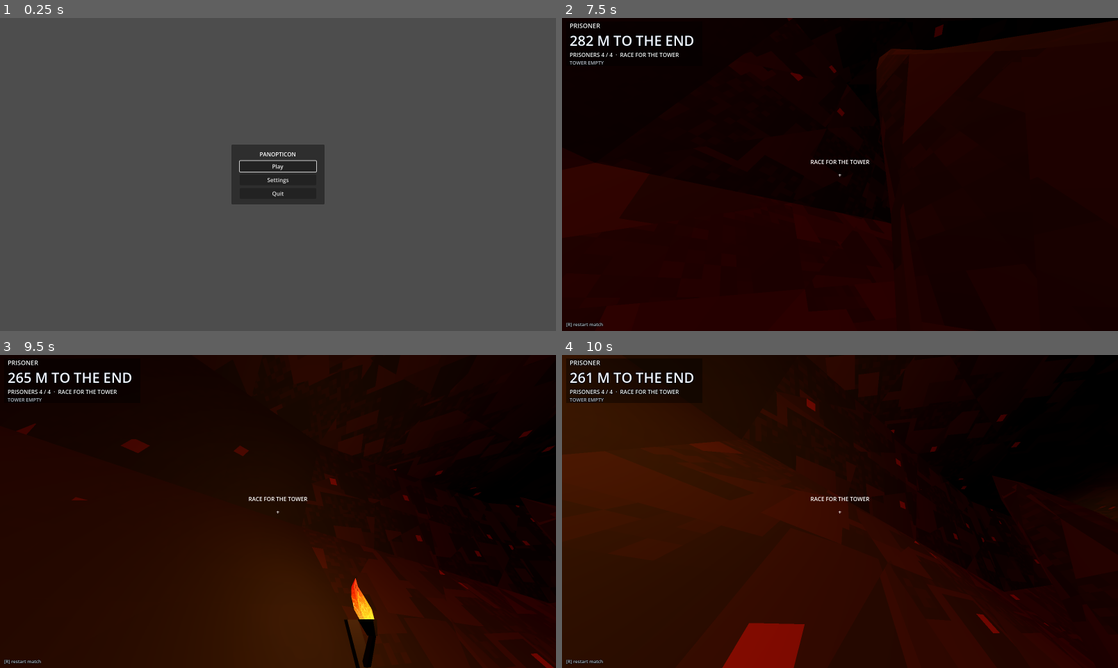
Above: before the commit, frames 1-4 (two rows, left to right).
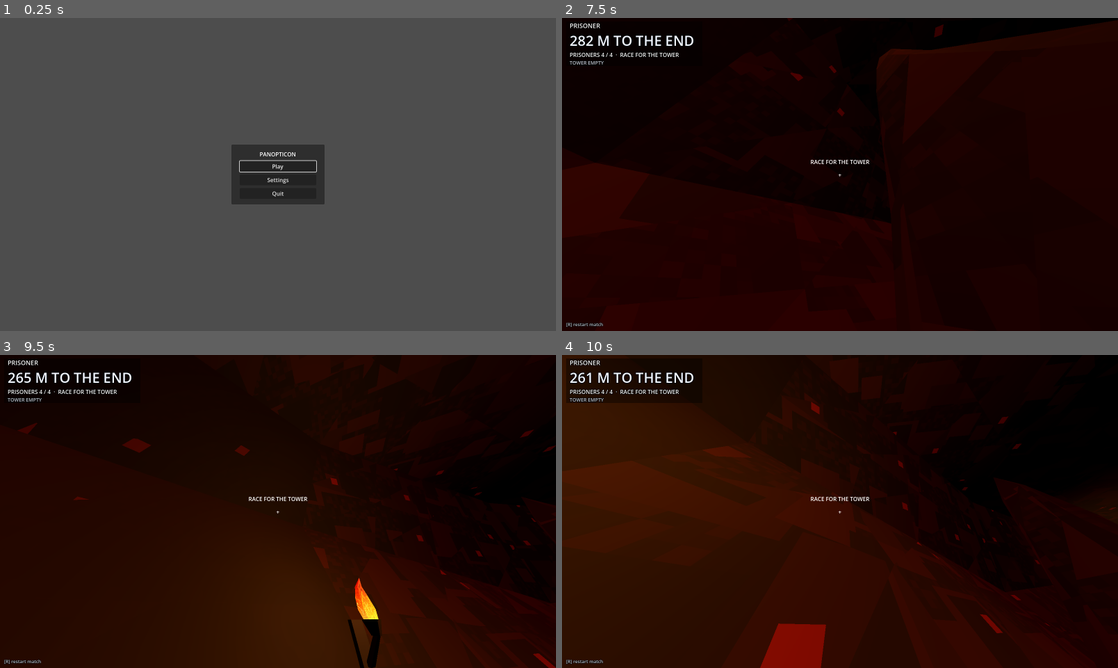
Above: after the commit, the same moments.

Repository: neotechnites/panopticon
Game: Godot game, scene res://scenes/ui/main_menu.tscn
Two runs of this game, one before a commit and one after it. Both use one fixed random seed, a clock stepped at 60 frames per second and the inputs below. Sound files missing from this copy of the repository are replaced by a short silence.
Inputs (mouse positions are in pixels of both pictures, inside the frame that each line leads up to):
- Up to frame 1 (0.25 s): no input
- Up to frame 2 (7.5 s): click "Play" at 0.5 s; click "Start Match" at 1.25 s; tap Enter at 2 s; move the mouse to (867, 174) at 2.02 s; hold W (move_forward) 2.03-7.28 s; tap Shift (slide) at 2.1, 3.05, 3.6, 4.55, 5.3, 6.05, 6.8 s; click (867, 174) at 2.17 s; tap Space (jump) at 2.27, 3.02, 4.25, 4.52, 5.27, 6.02 s; move the mouse to (812, 174) at 2.77 s; click (812, 174) at 2.85 s; move the mouse to (851, 168) at 3.52 s; move the mouse to (834, 180) at 4.27 s; right-click (834, 180) at 4.35 s; click (834, 180) at 4.42 s; move the mouse to (878, 177) at 5.02 s; tap R at 5.1 s; move the mouse to (795, 171) at 5.77 s; tap F at 5.85 s; move the mouse to (845, 174) at 6.52 s; tap Z at 6.6 s; click (845, 174) at 6.67 s; move the mouse to (817, 168) at 7.27 s; hold D (move_right) from 7.28 s (still down); tap Backspace at 7.35 s
- Up to frame 3 (9.5 s): tap Space (jump) at 7.52, 8.27, 9.02 s; tap Shift (slide) at 7.55, 8.3, 9.05 s; move the mouse to (305, 511) at 8.02 s; release D (move_right) at 8.03 s; hold W (move_forward) from 8.03 s (still down); tap Delete at 8.1 s; move the mouse to (250, 511) at 8.77 s; tap Ctrl at 8.85 s; click (250, 511) at 8.92 s
- Up to frame 4 (10 s): keep holding W (move_forward); move the mouse to (851, 505) at 9.52 s; tap Alt at 9.6 s; tap Shift (slide) at 9.8 s

Frames 1-2 are identical in both runs. In frame 3, 1.0% of the frame differs, in the area x 3-100%, y 21-100%; in frame 4, 2.0%, in the area x 22-100%, y 14-100%.

Commit message:
speed power-up: race-only ember orb, x3 speed for 7 s, HUD countdown; one placed at the Split's end
Co-Authored-By: Claude Fable 5.1 <noreply@anthropic.com>

Diff:
--- a/scenes/ring/bentham_ring.tscn
+++ b/scenes/ring/bentham_ring.tscn
@@ -18,6 +18,7 @@
 [ext_resource type="PackedScene" path="res://scenes/ring/torch.tscn" id="21_torch"]
 [ext_resource type="PackedScene" path="res://scenes/ring/lava_tile.tscn" id="22_lava_tile_scene"]
 [ext_resource type="PackedScene" path="res://scenes/ring/demon_pad.tscn" id="23_demon_pad_scene"]
+[ext_resource type="PackedScene" path="res://scenes/ring/speed_powerup.tscn" id="24_speed_powerup_scene"]
 
 [sub_resource type="ProceduralSkyMaterial" id="SkyMat"]
 sky_top_color = Color(0.54, 0.110700026, 0.054000016, 1)
@@ -352,6 +353,10 @@
 
 [node name="RockWall_153deg2" parent="Sections/S3_Split" unique_id=435760959 instance=ExtResource("14_rock_wall")]
 transform = Transform3D(-0.07944784, 0.0026787363, -3.089263, 0.014537797, 3.09025, 0.0023057105, 3.0892308, -0.014473695, -0.079459436, 46.51744, 23.132805, 3.6760964)
+
+[node name="SpeedPowerup_196deg" parent="Sections/S3_Split" instance=ExtResource("24_speed_powerup_scene")]
+editor_description = "End of the Split's covered outer (lava) lane, bearing 196 deg. Placeholder position -- Ryan will move it."
+transform = Transform3D(1, 0, 0, 0, 1, 0, 0, 0, 1, -55.753178, 23, -15.986967)
 
 [node name="Lava" type="Node3D" parent="Sections/S3_Split" unique_id=607742211]
 
--- /dev/null
+++ b/scenes/ring/speed_powerup.tscn
@@ -0,0 +1,18 @@
+[gd_scene load_steps=3 format=3]
+
+[ext_resource type="Script" path="res://scripts/match/speed_powerup.gd" id="1_speed_powerup"]
+[ext_resource type="PackedScene" path="res://assets/models/speed_orb.glb" id="2_speed_orb"]
+
+[node name="SpeedPowerup" type="Area3D" node_paths=PackedStringArray("orb")]
+editor_description = "Race-only pickup: 300% speed for 7 seconds. Drag-in/Ctrl+D/move -- the orb hovers, spins and bobs on its own."
+collision_layer = 0
+collision_mask = 1048577
+monitorable = false
+script = ExtResource("1_speed_powerup")
+orb = NodePath("Model")
+
+[node name="Shape" type="CollisionShape3D" parent="."]
+editor_description = "Deliberately empty. SpeedPowerup._build_shape writes a BoxShape3D over it on ready from size_metres."
+
+[node name="Model" parent="." instance=ExtResource("2_speed_orb")]
+transform = Transform3D(1, 0, 0, 0, 1, 0, 0, 0, 1, 0, 1.2, 0)
--- a/scripts/match/match_hud.gd
+++ b/scripts/match/match_hud.gd
@@ -420,6 +420,9 @@
 ## over. Everybody else gets the tower: who is in it, on which turn, and how long
 ## their silence between shots lasts.
 func _context_text(role: Role) -> String:
+	var boost_text: String = _speed_boost_text()
+	if boost_text != "":
+		return boost_text
 	var tuning: MatchReadoutProfile = _readout()
 	var rules: MatchRules = controller.get_rules()
 	if role == Role.GUARD:
@@ -439,6 +442,18 @@
 	]))
 
 
+## Line four's override while the human's own body is under a
+## [method PlayerController.apply_speed_boost]. Empty when it is not.
+func _speed_boost_text() -> String:
+	var human: MatchParticipant = controller.get_human_participant()
+	if human == null or human.body == null:
+		return ""
+	var remaining: float = human.body.get_speed_boost_remaining()
+	if remaining <= 0.0:
+		return ""
+	return "SPEED x%d — %.1fs" % [int(human.body.get_speed_boost_multiplier()), remaining]
+
+
 func _write(label: Label, text: String, colour: Color) -> void:
 	if label == null:
 		return
--- /dev/null
+++ b/scripts/match/speed_powerup.gd
@@ -0,0 +1,148 @@
+class_name SpeedPowerup
+extends Area3D
+
+## A race-only pickup: touch it, run at [member speed_multiplier] for
+## [member duration_seconds]. Placed at the end of the hard route through a
+## section so there is a reason to take it.
+##
+## Detection matches [TrapVolume]: layer 0, mask bit 0 (a living body) and bit
+## 20 ([constant MatchController.GHOST_HAZARD_LAYER]), monitorable off, an
+## empty [CollisionShape3D] child sized from [member size_metres] on ready.
+##
+## It finds the match the way [PhaseGate] does -- duck-typed, no [NodePath] --
+## because the arena this scene lives in has no [MatchController] of its own.
+## With none found, [member race_only] is not enforced: the same "nothing to
+## gate against" default [PhaseGate] uses.
+
+@export var speed_multiplier: float = 3.0
+@export var duration_seconds: float = 7.0
+@export var race_only: bool = true
+
+## How big the trigger is, in metres, as full extents. Same axes as
+## [member TrapVolume.size_metres].
+@export var size_metres: Vector3 = Vector3(1.5, 2.0, 1.5)
+
+## The child that hovers, spins and bobs -- the orb model.
+@export var orb: Node3D = null
+
+## The controller to gate against. Leave unset and, with [member auto_discover]
+## on, the first match in the running scene is used.
+@export var controller: Node = null
+
+## Where discovery starts. Defaults to the root of the scene this node is in.
+@export var search_root: Node = null
+
+## Search the scene for a controller when one was not assigned.
+@export var auto_discover: bool = true
+
+const HOVER_HEIGHT_METRES: float = 1.2
+const _SPIN_RADIANS_PER_SECOND: float = 1.2
+const _BOB_METRES: float = 0.15
+const _BOB_RADIANS_PER_SECOND: float = 1.6
+
+var _controller: Node = null
+var _bob_phase: float = 0.0
+var _armed: bool = true
+
+
+func _ready() -> void:
+	_build_shape()
+	_controller = _resolve_controller()
+	if _controller != null:
+		_controller.connect(&"race_started", _on_race_started)
+	body_entered.connect(_on_body_entered)
+
+
+func _process(delta: float) -> void:
+	if orb == null:
+		return
+	orb.rotate_y(_SPIN_RADIANS_PER_SECOND * delta)
+	_bob_phase += _BOB_RADIANS_PER_SECOND * delta
+	orb.position.y = HOVER_HEIGHT_METRES + sin(_bob_phase) * _BOB_METRES
+
+
+# --- Geometry -----------------------------------------------------------------
+
+
+func _build_shape() -> void:
+	var holder: CollisionShape3D = _find_shape_holder()
+	if holder == null:
+		push_warning("SpeedPowerup at %s has no CollisionShape3D child; it will boost nobody." % get_path())
+		return
+	var box: BoxShape3D = BoxShape3D.new()
+	box.size = size_metres
+	holder.shape = box
+
+
+func _find_shape_holder() -> CollisionShape3D:
+	for child: Node in get_children():
+		var holder: CollisionShape3D = child as CollisionShape3D
+		if holder != null:
+			return holder
+	return null
+
+
+# --- Contact --------------------------------------------------------------
+
+
+func _on_body_entered(body: Node3D) -> void:
+	if not _armed:
+		return
+	if race_only and _controller != null and int(_controller.call(&"get_phase")) != MatchController.Phase.RACE:
+		return
+	var player: PlayerController = body as PlayerController
+	if player == null:
+		return
+	player.apply_speed_boost(speed_multiplier, duration_seconds)
+	_armed = false
+	if orb != null:
+		orb.visible = false
+	# Deferred: Area3D refuses to change monitoring from inside its own
+	# body_entered dispatch.
+	set_deferred(&"monitoring", false)
+
+
+## Re-arm when a new race starts, exactly as [PhaseGate] re-presents its
+## content on the same signal.
+func _on_race_started() -> void:
+	_armed = true
+	if orb != null:
+		orb.visible = true
+	monitoring = true
+
+
+# --- Finding the match, exactly as scripts/match/phase_gate.gd does -----------
+
+
+func _resolve_controller() -> Node:
+	if controller != null:
+		return controller
+	if not auto_discover:
+		return null
+	var root: Node = search_root if search_root != null else _default_search_root()
+	return _find_controller(root) if root != null else null
+
+
+func _default_search_root() -> Node:
+	if not is_inside_tree():
+		return get_parent()
+	var window: Window = get_tree().root
+	var node: Node = self
+	while node.get_parent() != null and node.get_parent() != window:
+		node = node.get_parent()
+	return node
+
+
+func _find_controller(node: Node) -> Node:
+	if _looks_like_controller(node):
+		return node
+	for child: Node in node.get_children():
+		var found: Node = _find_controller(child)
+		if found != null:
+			return found
+	return null
+
+
+func _looks_like_controller(node: Node) -> bool:
+	return node != self and node.has_signal(&"race_started") \
+		and node.has_signal(&"round_started") and node.has_method(&"get_phase")
--- a/scripts/player/player_controller.gd
+++ b/scripts/player/player_controller.gd
@@ -64,6 +64,10 @@
 ## up, or the body left the floor.
 signal crouch_changed(crouching: bool)
 
+## Emitted whenever a timed speed boost (see [method apply_speed_boost]) ticks
+## or ends. [param remaining] is seconds left, 0.0 on the tick it ends.
+signal speed_boost_changed(remaining: float)
+
 ## Tunables. Without one the body cannot move and says so rather than falling
 ## back on invented numbers.
 @export var profile: MovementProfile
@@ -119,6 +123,13 @@
 
 ## Time left in which a jump press made in the air still counts on landing.
 var _jump_buffer_timer: float = 0.0
+
+## Multiplier a timed speed boost (a race power-up) applies to ground max
+## speed and ground acceleration while [member _speed_boost_timer] is running.
+## 1.0 outside one; scaled in at the point of use in [method _physics_process],
+## never written into [member profile].
+var _speed_boost_multiplier: float = 1.0
+var _speed_boost_timer: float = 0.0
 
 ## Downward speed on the last airborne tick, reported by [signal landed].
 var _fall_speed: float = 0.0
@@ -217,6 +228,7 @@
 	var on_floor: bool = is_on_floor()
 	_tick_jump_timers(on_floor, delta)
 	_tick_slide_timers(delta)
+	_tick_speed_boost(delta)
 
 	if on_floor:
 		# Gravity accumulated while falling is spent; keep it and every landing
@@ -267,8 +279,17 @@
 		_apply_slope_assist(delta)
 	elif on_floor:
 		# --- Ground phase ---
+		# A speed boost scales ground max speed and ground acceleration HERE,
+		# at the point of use -- profile.ground_acceleration itself is never
+		# touched, so a boost cannot bleed into the slide or air phases, which
+		# read wish_speed and the profile unscaled.
 		_apply_friction(profile.friction, delta)
-		_accelerate(wish_direction, wish_speed, profile.ground_acceleration, delta)
+		_accelerate(
+			wish_direction,
+			wish_speed * _speed_boost_multiplier,
+			profile.ground_acceleration * _speed_boost_multiplier,
+			delta,
+		)
 	else:
 		# --- Air phase ---
 		_apply_friction(profile.air_friction, delta)
@@ -336,6 +357,33 @@
 ## scores against.
 func get_horizontal_speed() -> float:
 	return Vector2(velocity.x, velocity.z).length()
+
+
+## Start (or refresh) a timed ground-speed boost -- a race power-up. Ground max
+## speed and ground acceleration run at [param multiplier] for [param seconds].
+func apply_speed_boost(multiplier: float, seconds: float) -> void:
+	_speed_boost_multiplier = multiplier
+	_speed_boost_timer = seconds
+	speed_boost_changed.emit(_speed_boost_timer)
+
+
+## Seconds left on the current speed boost; 0.0 when none is active.
+func get_speed_boost_remaining() -> float:
+	return _speed_boost_timer
+
+
+## The multiplier a speed boost is applying; 1.0 when none is active.
+func get_speed_boost_multiplier() -> float:
+	return _speed_boost_multiplier if _speed_boost_timer > 0.0 else 1.0
+
+
+func _tick_speed_boost(delta: float) -> void:
+	if _speed_boost_timer <= 0.0:
+		return
+	_speed_boost_timer = maxf(_speed_boost_timer - delta, 0.0)
+	speed_boost_changed.emit(_speed_boost_timer)
+	if _speed_boost_timer <= 0.0:
+		_speed_boost_multiplier = 1.0
 
 
 ## True while the body is in the slide state.
--- /dev/null
+++ b/tools/modelling/speed_orb.contract.json
@@ -0,0 +1,6 @@
+{
+  "_comment": "speed_orb: fist-sized ember/soul orb pickup, a faceted icosahedron (20 tris) so the shell reads as cracked plates, origin at centre. One textured material (64x64 atlas: bright emissive ember core, dark non-emissive crack lines), one UV set. NO collision -- the pickup script owns its own trigger volume.",
+  "node_paths": ["SpeedOrb"],
+  "surfaces": 1,
+  "max_tris": 80
+}
Binary file added: assets/models/speed_orb.glb
Not shown, added: scripts/match/speed_powerup.gd.uid
Not shown, added: tools/modelling/speed_orb_build.py
